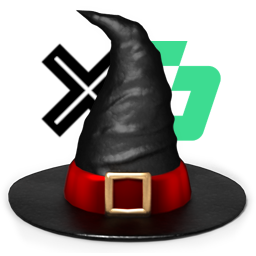
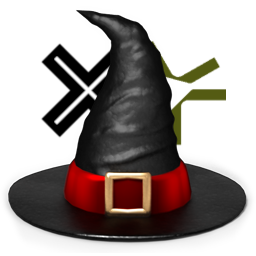
The second (256, 256) image is a revision of the first. Changes to its layers:
renamed "SauceLabs.png" to "SauceLabs_New.png", painted on it over [150, 41, 226, 146]